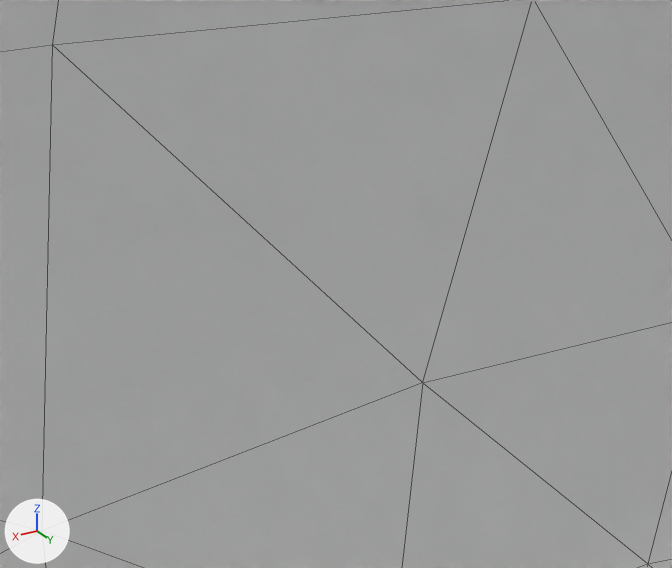
The glTF model assets/models/camera_01.glb as it was, and as the next commit left it.
Rendered twice from a 50 mm lens placed at (2.681, -7.211, 4.622), pointed at (2.05, -8.261, 4.097). Every picture has the same lights, and +X, +Y and +Z are marked at lower left. Mesh edges are drawn as thin lines. Where no turn or scale is listed for an object, it has been applied to the vertices.
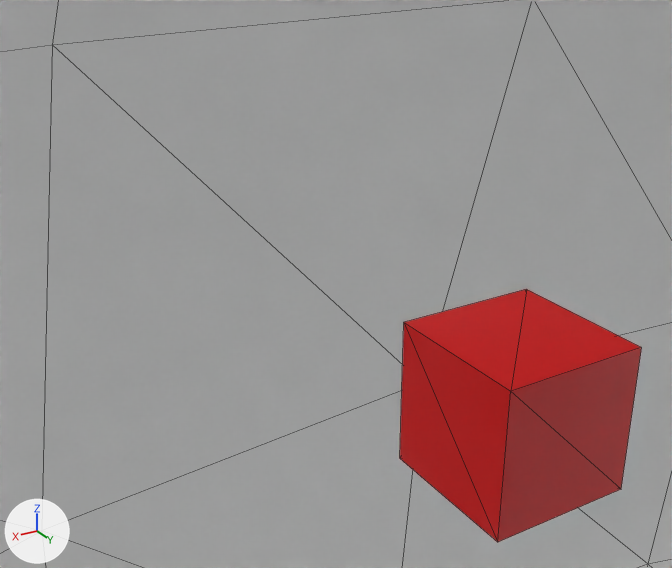
Edits to the bpy script that builds the scene:
```text
Add ob_info_01:
    ob_info_01 = bpy.data.objects.new('info_01', me_cube_006.copy())  # the mesh of ob_video_btn_01
    ob_info_01.location = (1.869, -8.072, 3.936)
```

What differs and where, as boxes (x1, y1, x2, y2) in the pictures (672 x 568 px):
'info_01', added (red)
    after: (400, 289, 642, 542)
